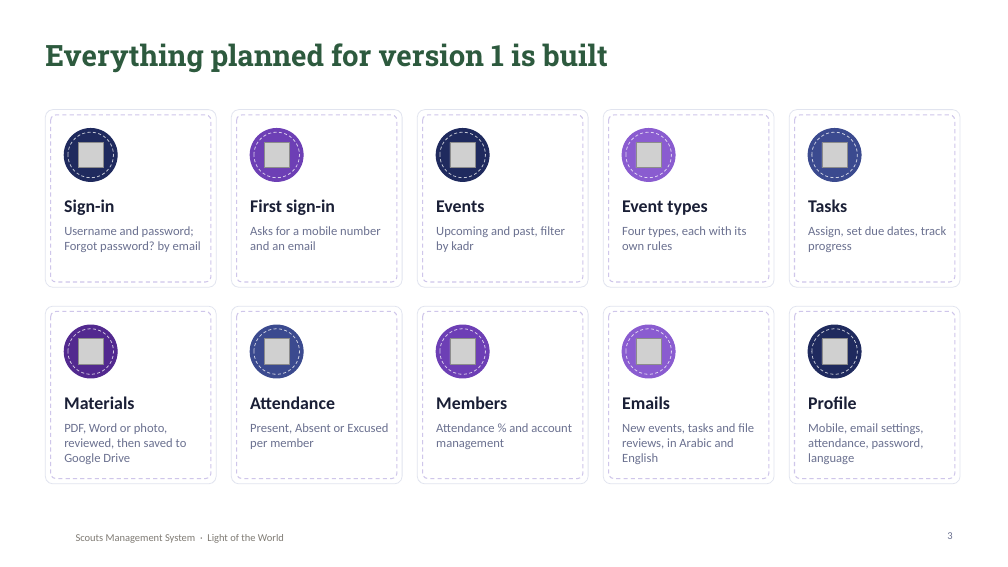
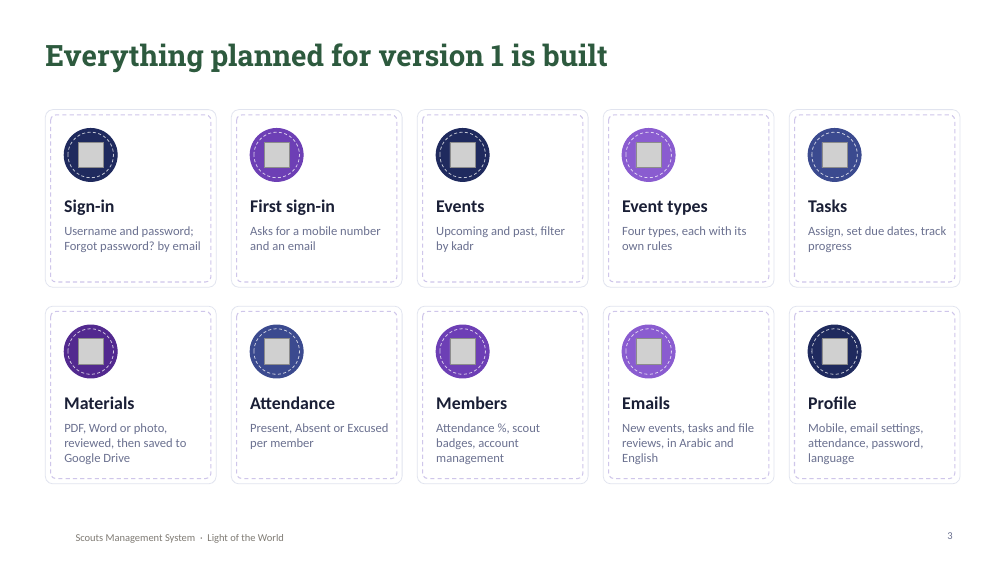
Before and after one commit to SamuelAtef123/Scouts-Management-System-Web-App, a slide deck: slide 3 of docs/Scouts-Project-Presentation.pptx. Drawn at 1008x567 pixels with LibreOffice and Linux fonts; fonts in the diff are those of the drawing; grey boxes stand for pictures; background and template pictures are left out. Boxes give left, top, right and bottom in pixels: in the first picture for what was removed or moved away, otherwise in the second. Text is boxed around its words. In the diff, an @@ line names an element or a change of style, - is before the commit and + after.

Commit message:
Add scout badges
- The Group Leader and Helpers can give any member a badge, and a Kadr
  Leader can give one to members of their own kadr: a short word (with
  suggestions) and an optional reason. Nobody can give themselves one.
- Badges are shiny pills with a badge icon, shown on the member's Profile
  (My badges) and in their member details, with a count in the Members
  list. The member is emailed (can be switched off on the Profile).
- Whoever gave a badge, or the Group Leader and Helpers, can remove it.
- Kadr Leaders now see a view-only Members page for their own kadr, where
  they give badges; Kadr Leader Helpers still have none.
- English and Arabic; README, report and presentation updated.

```diff
--- a/docs/Scouts-Project-Presentation.pptx
+++ b/docs/Scouts-Project-Presentation.pptx
@@ text at (436, 423, 540, 464): text changed @@
-Attendance % and account management
+Attendance %, scout badges, account management
```
Also in this commit, not shown: 3 other slides changed, 16 other files.
